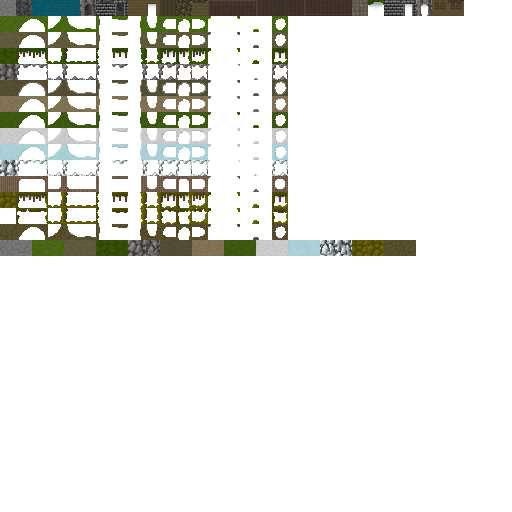
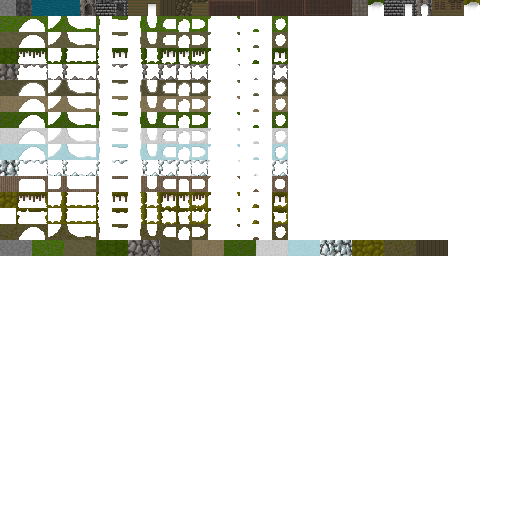
Revision of a layered 512 × 512 image; what changed, layer by layer:
painted on "foreground" over box(416, 0, 480, 256)
